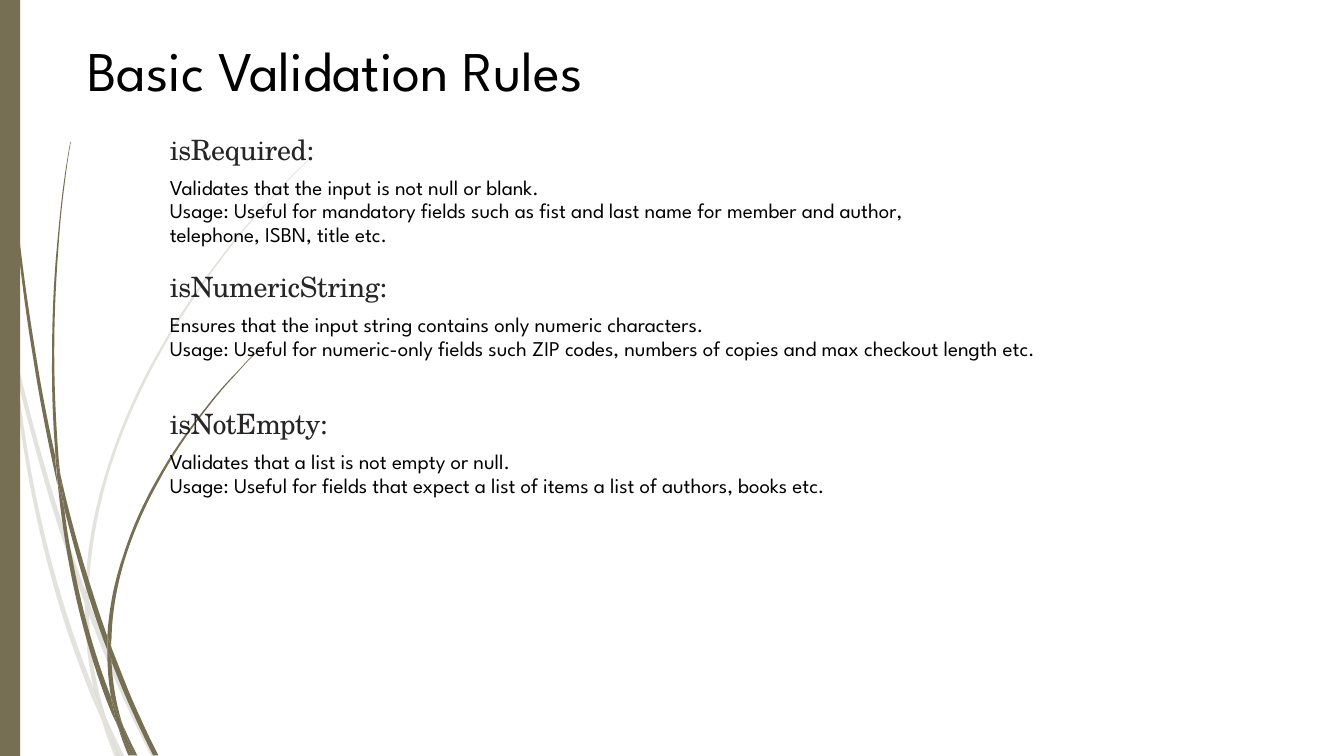
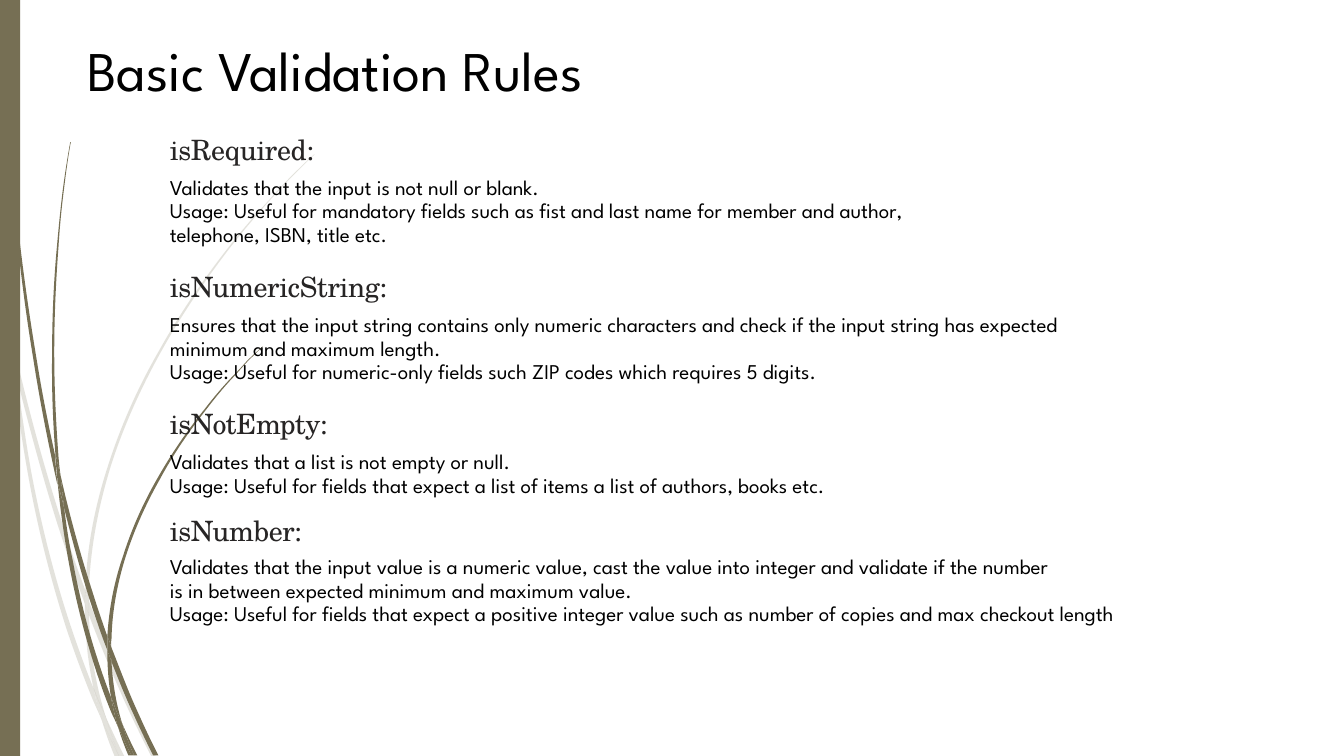
Before and after one commit to agthumoe/mpp-group1-project, a slide deck: slide 10 of librarySystemGroup1.pptx (slide 9 before the commit). Drawn at 1344x756 pixels with LibreOffice and Linux fonts; fonts in the diff are those of the drawing. Boxes give left, top, right and bottom in pixels: in the first picture for what was removed or moved away, otherwise in the second. Text is boxed around its words. In the diff, an @@ line names an element or a change of style, - is before the commit and + after.

Commit message:
update powerpoint

```diff
--- a/librarySystemGroup1.pptx
+++ b/librarySystemGroup1.pptx
@@ text at box(170, 317, 1057, 386): text changed @@
-Ensures that the input string contains only numeric characters.
-Usage: Useful for numeric-only fields such ZIP codes, numbers of copies and max checkout length etc.
+Ensures that the input string contains only numeric characters and check if the input string has expected
+minimum and maximum length.
+Usage: Useful for numeric-only fields such ZIP codes which requires 5 digits.
@@ text added at box(170, 520, 302, 542), 24 pt, text #272525 @@
+isNumber:
@@ text added at box(170, 559, 1114, 626), 18 pt, text #000000 @@
+Validates that the input value is a numeric value, cast the value into integer and validate if the number
+is in between expected minimum and maximum value.
+Usage: Useful for fields that expect a positive integer value such as number of copies and max checkout length
```
Also in this commit, not shown: 5 other slides changed, 2 slides added, 1 slide removed, 1 other file.
